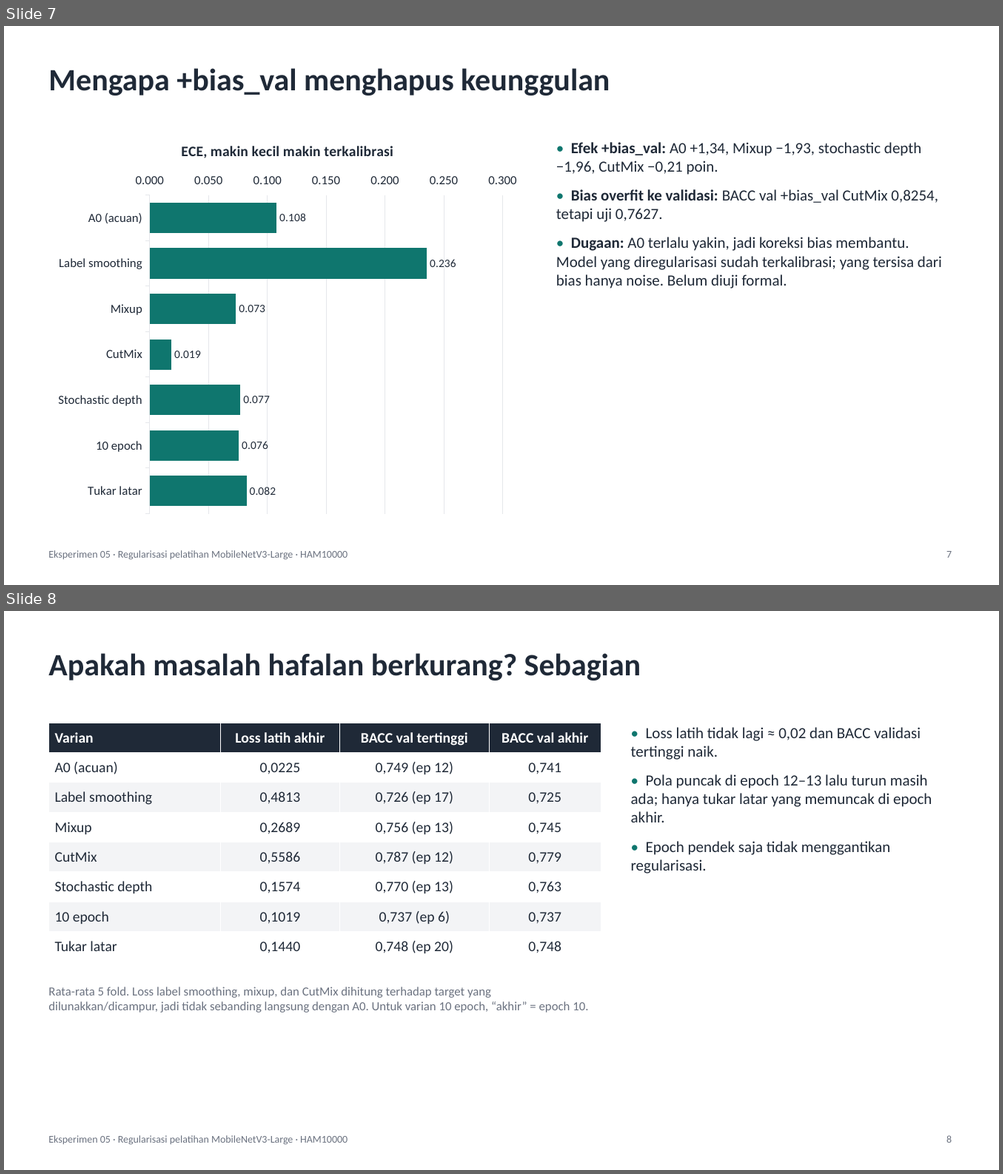
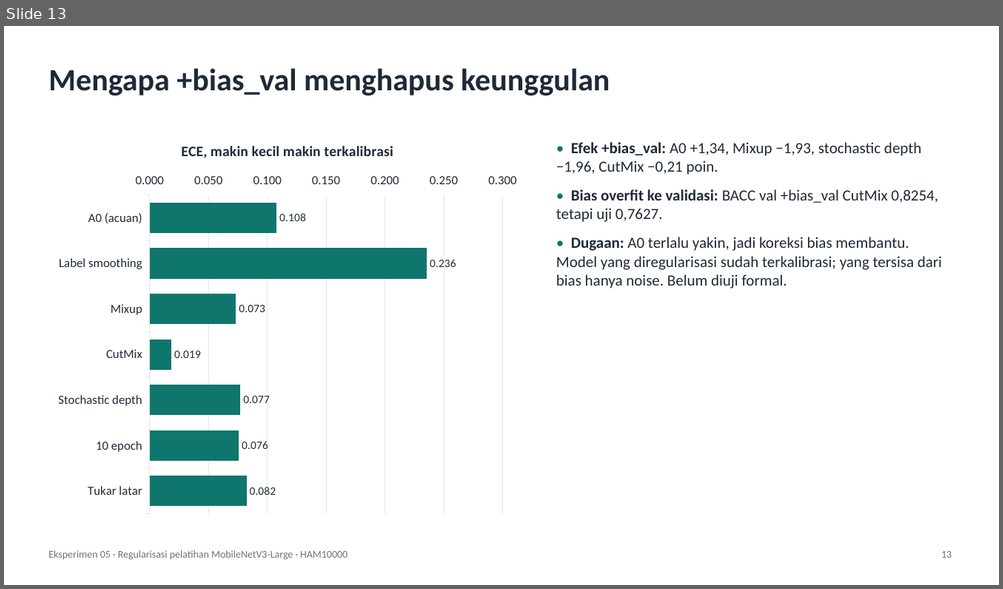
Before and after one commit to robbypambudi/pengelolahan-citra, a slide deck: tugas/pcd-lesi-kulit/hasil/eksperimen-05-regularisasi.pptx. Shown one above the other, each under a label of ours: slides 7 and 8 before the commit, slide 13 after it. The pictures are 1003x1174 and 1003x589 pixels, drawn with LibreOffice and Linux fonts; fonts in the diff are those of the drawing. Boxes give left, top, right and bottom in pixels: in the first picture for what was removed or moved away, otherwise in the second. Text is boxed around its words. In the diff, an @@ line names an element or a change of style, - is before the commit and + after.

```diff
--- a/tugas/pcd-lesi-kulit/hasil/eksperimen-05-regularisasi.pptx
+++ b/tugas/pcd-lesi-kulit/hasil/eksperimen-05-regularisasi.pptx
@@ slide 8 removed at (4, 611, 999, 1170), background #FFFFFF @@
@@ text removed at (48, 653, 641, 681) @@
-Apakah masalah hafalan berkurang? Sebagian
@@ table removed at (48, 723, 601, 962), 8 rows, 4 columns @@
-Varian | Loss latih akhir | BACC val tertinggi | BACC val akhir
-A0 (acuan) | 0,0225 | 0,749 (ep 12) | 0,741
-Label smoothing | 0,4813 | 0,726 (ep 17) | 0,725
-Mixup | 0,2689 | 0,756 (ep 13) | 0,745
-CutMix | 0,5586 | 0,787 (ep 12) | 0,779
-Stochastic depth | 0,1574 | 0,770 (ep 13) | 0,763
-10 epoch | 0,1019 | 0,737 (ep 6) | 0,737
-Tukar latar | 0,1440 | 0,748 (ep 20) | 0,748
@@ text removed at (631, 727, 931, 874) @@
-• Loss latih tidak lagi ≈ 0,02 dan BACC validasi tertinggi naik.
-• Pola puncak di epoch 12–13 lalu turun masih ada; hanya tukar latar yang memuncak di epoch akhir.
-• Epoch pendek saja tidak menggantikan regularisasi.
@@ text removed at (48, 987, 588, 1013) @@
-Rata-rata 5 fold. Loss label smoothing, mixup, dan CutMix dihitung terhadap target yang dilunakkan/dicampur, jadi tidak sebanding langsung dengan A0. Untuk varian 10 epoch, “akhir” = epoch 10.
@@ text removed at (48, 1136, 347, 1145) @@
-Eksperimen 05 · Regularisasi pelatihan MobileNetV3-Large · HAM10000
@@ text removed at (946, 1136, 951, 1143) @@
-8
@@ what was slide 7 is now slide 13 @@
@@ slide 13 changed as well @@
@@ text at (941, 551, 951, 558): text changed @@
-7
+13
```
Also in this commit, not shown: 6 other slides changed, 7 slides added, 1 other slide removed, 8 other files.
